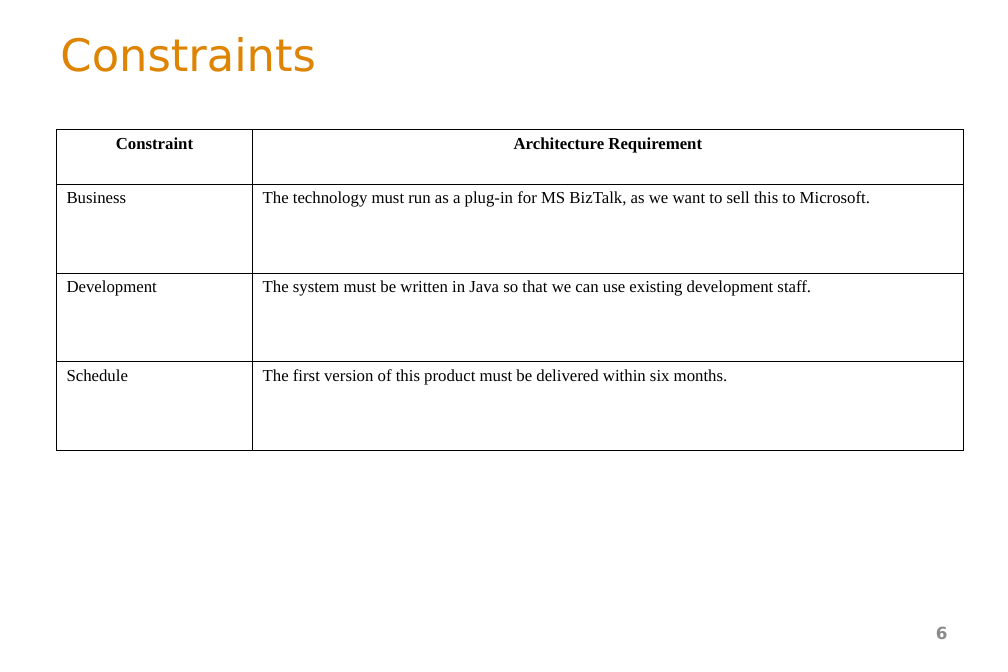
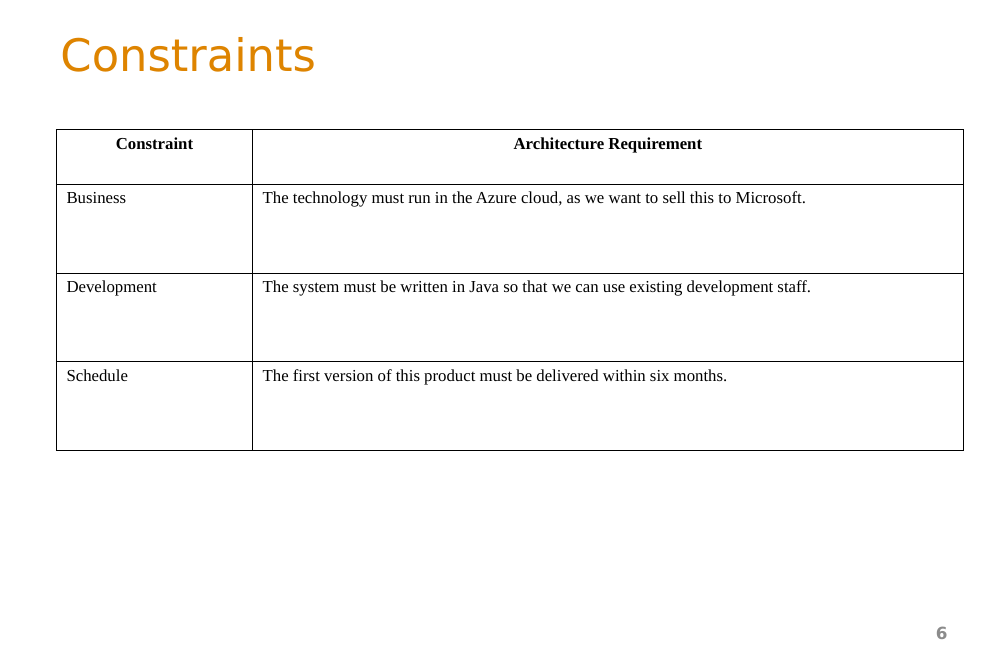
Before and after one commit to ArchitectingSoftware/SE577-SoftwareArchitecture, a slide deck: slide 6 of lectures/_L2b Requirements.pptx. Drawn at 1008x672 pixels with LibreOffice and Linux fonts; fonts in the diff are those of the drawing. Boxes give left, top, right and bottom in pixels: in the first picture for what was removed or moved away, otherwise in the second. Text is boxed around its words. In the diff, an @@ line names an element or a change of style, - is before the commit and + after.

```diff
--- a/lectures/_L2b Requirements.pptx
+++ b/lectures/_L2b Requirements.pptx
@@ table at (56, 130, 964, 452) @@
-row 2, column 2: The technology must run as a plug-in for MS BizTalk, as we want to sell this to Microsoft.
+row 2, column 2: The technology must run in the Azure cloud, as we want to sell this to Microsoft.
```
Also in this commit, not shown: 5 other slides changed, 26 slides removed, 7 other files.
